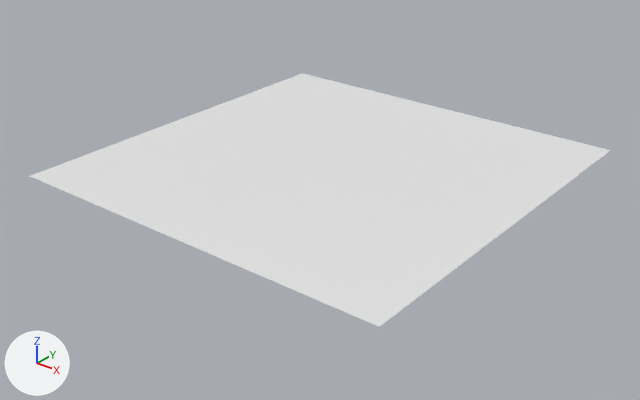
The glTF model TC6.glb as it was, and as the next commit left it.
One viewpoint serves both versions: a 50 mm camera at (2.43, -3.11, 1.71) aimed at (0.01, -0.09, -0.16). The axes (+X, +Y, +Z) are drawn at lower left. The lights are the same throughout.
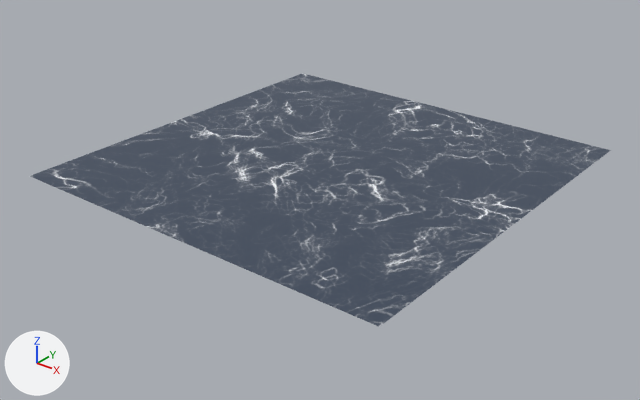
Where the change shows, as pixel boxes [x1, y1, x2, y2] in the pictures (640 x 400 px):
'Plane.010', recoloured (white to blue): [30, 73, 611, 327] in both

What the commit changed:
Picture 'Aura06_T' (img_aura06_t) is new.
Material 'Material1' (mat_material1) is new.
Its texture is img_aura06_t.
Its roughness is 0.4.
Its emission color is (0.0342, 0.0508, 0.0837) (dark blue #344052).
Its emission strength is 1.0.
me_plane_009 has 1156 vertices, 2178 faces and spans x -1.0..1.0, y -1.0..1.0, z 0.0.
me_plane_009 now uses material mat_material1 (picture img_aura06_t).
